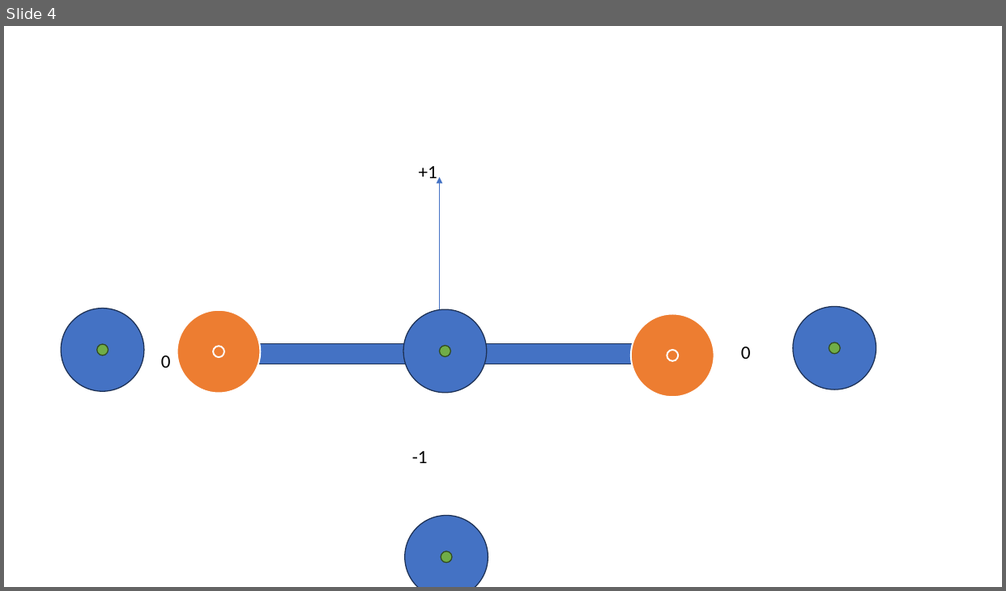
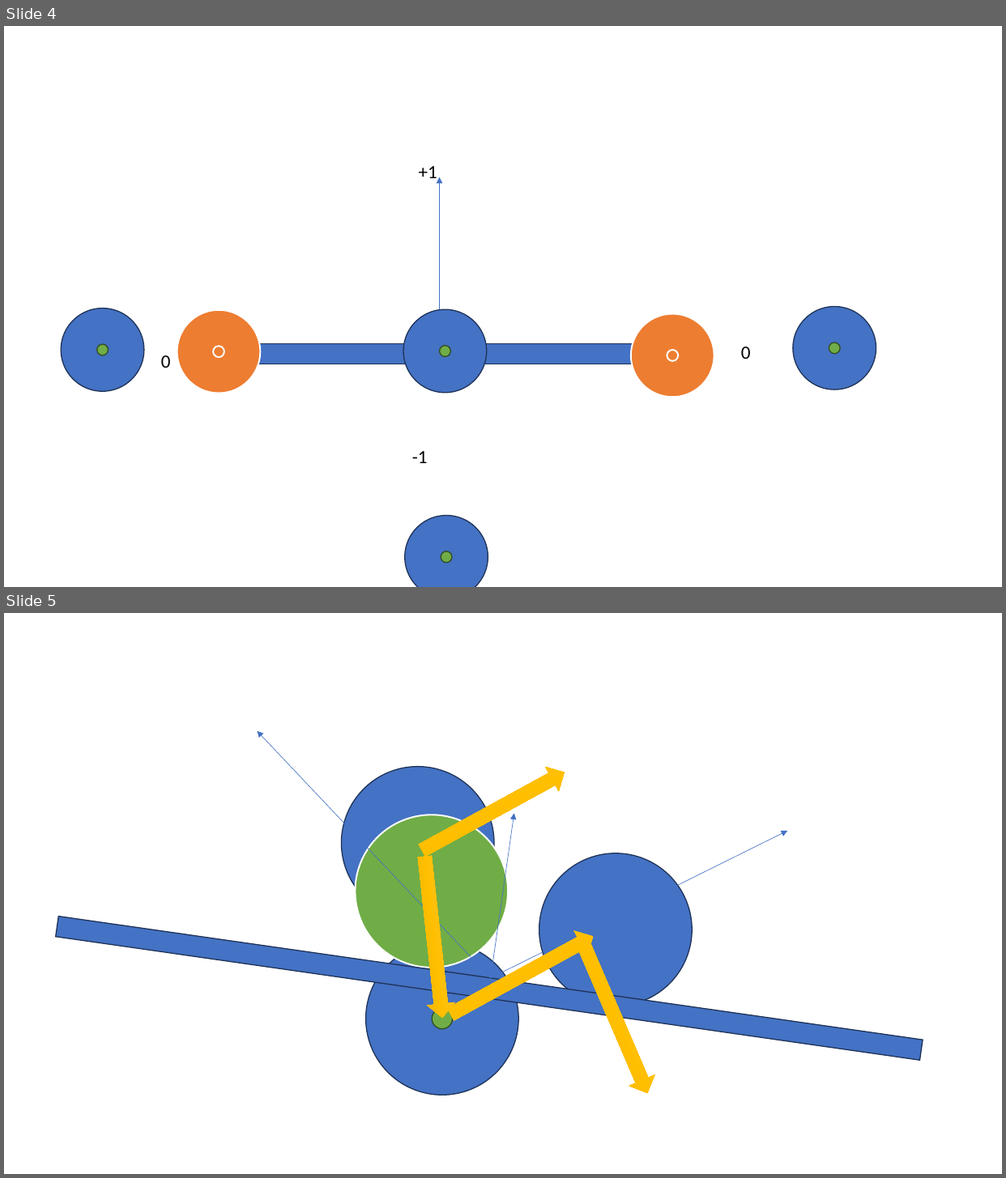
Before and after one commit to yellowflash07/GDP202324, a slide deck: 6019_Phys_1/D2D/W02/Collision_Detection.pptx. Shown one above the other, each under a label of ours: slide 4 before the commit, slides 4 and 5 after it. The pictures are 1006x591 and 1006x1178 pixels, drawn with LibreOffice and Linux fonts; fonts in the diff are those of the drawing. Boxes give left, top, right and bottom in pixels: in the first picture for what was removed or moved away, otherwise in the second. Text is boxed around its words. In the diff, an @@ line names an element or a change of style, - is before the commit and + after.

```diff
--- a/6019_Phys_1/D2D/W02/Collision_Detection.pptx
+++ b/6019_Phys_1/D2D/W02/Collision_Detection.pptx
@@ slide 5 added at (4, 613, 1002, 1174), background #FFFFFF @@
@@ ellipse added at (342, 766, 494, 919), fill #4472C4, outline #1E3256 1 pt @@
@@ right arrow added at (415, 760, 571, 863), fill gradient #FFC64B to #FFC000 to #E3AB00, outline #FFC000 0.5 pt @@
@@ group added at (355, 815, 692, 1095): 4 ellipses @@
@@ group added at (56, 731, 923, 1061): 3 arrows, 1 rectangle @@
@@ ellipse added at (407, 833, 428, 854), fill #70AD47, outline #314C1F 1 pt @@
@@ right arrow added at (411, 855, 457, 1020), fill gradient #FFC64B to #FFC000 to #E3AB00, outline #FFC000 0.5 pt @@
@@ right arrow added at (445, 925, 600, 1027), fill gradient #FFC64B to #FFC000 to #E3AB00, outline #FFC000 0.5 pt @@
@@ right arrow added at (571, 939, 661, 1099), fill gradient #FFC64B to #FFC000 to #E3AB00, outline #FFC000 0.5 pt @@
```
Also in this commit, not shown: 1 other slide added, 14 other files.
